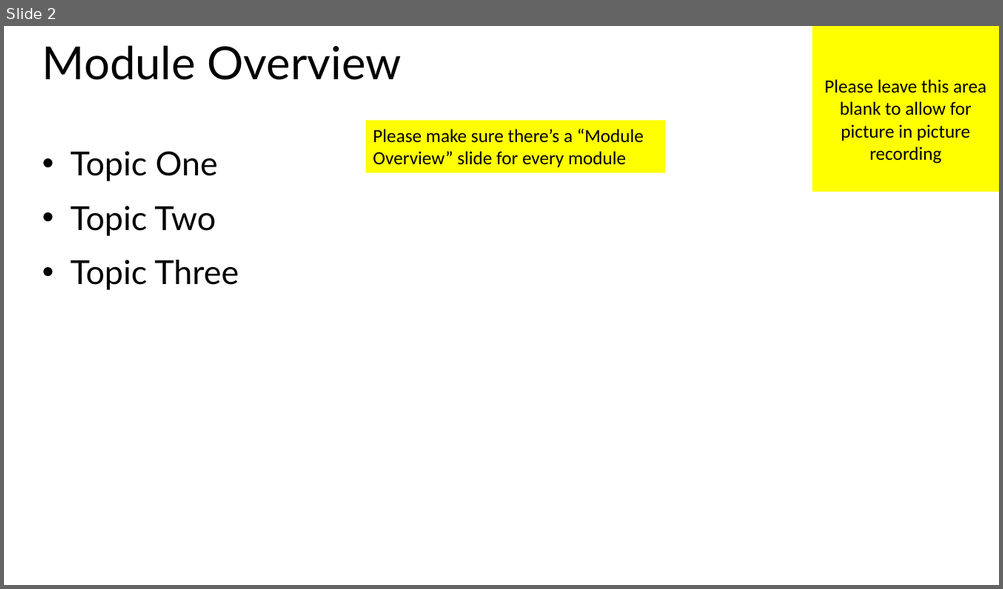
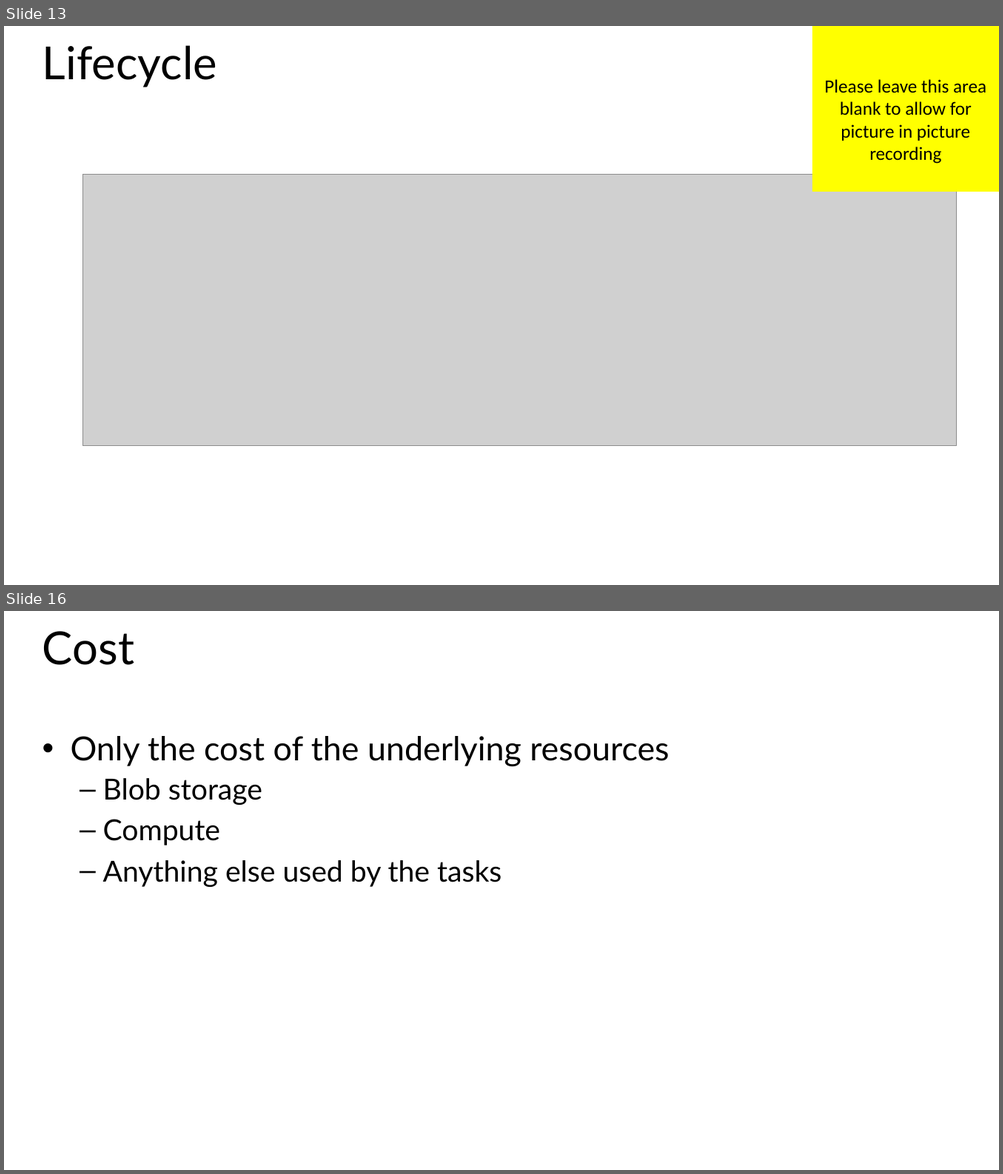
Before and after one commit to MisterJames/AzureImageProcessing, a slide deck: Presentation Materials/MVA-ApplicationsOnAzure-04.pptx. Shown one above the other, each under a label of ours: slide 2 before the commit, slides 13 and 16 after it; the slides between them are not shown. The pictures are 1003x589 and 1003x1174 pixels, drawn with LibreOffice and Linux fonts; fonts in the diff are those of the drawing; grey boxes stand for pictures. Boxes give left, top, right and bottom in pixels: in the first picture for what was removed or moved away, otherwise in the second. Text is boxed around its words. In the diff, an @@ line names an element or a change of style, - is before the commit and + after.

```diff
--- a/Presentation Materials/MVA-ApplicationsOnAzure-04.pptx
+++ b/Presentation Materials/MVA-ApplicationsOnAzure-04.pptx
@@ slide 16 added at <box>4,611,999,1170</box>, background #FFFFFF @@
@@ title added at <box>42,631,134,665</box>, 44 pt, text #000000 @@
+Cost
@@ text added at <box>71,736,669,887</box>, 28 pt, text #000000 @@
+• Only the cost of the underlying resources
+  – Blob storage
+  – Compute
+  – Anything else used by the tasks
@@ what was slide 2 is now slide 13 @@
@@ slide 13 changed as well @@
@@ title at <box>42,45,217,87</box>: text changed @@
-Module Overview
+Lifecycle
@@ rectangle removed at <box>366,120,665,173</box> @@
-Please make sure there’s a “Module Overview” slide for every module
@@ text removed at <box>71,151,239,290</box> @@
-• Topic One
-• Topic Two
-• Topic Three
@@ picture added at <box>83,175,956,446</box> @@
```
Also in this commit, not shown: 1 other slide changed, 14 other slides added, 1 slide removed, 33 other files.
